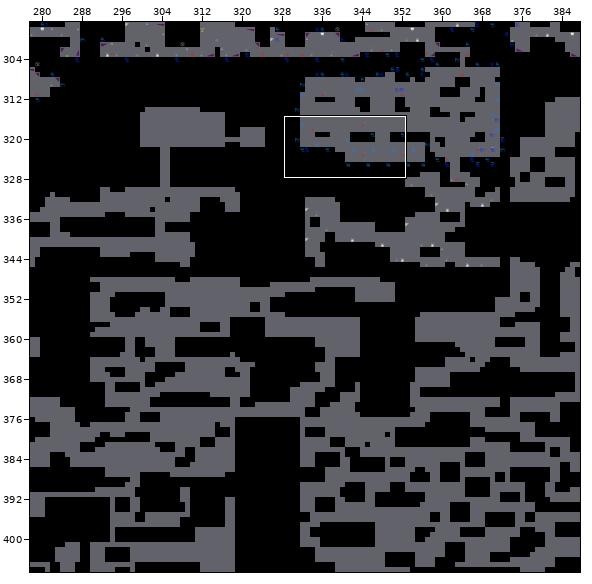
Tiled map, stored at DownloadedData/TheCave.tmx. The picture above shows the old version from afar; the outline marks the close-up.
Close-up. First the earlier version:
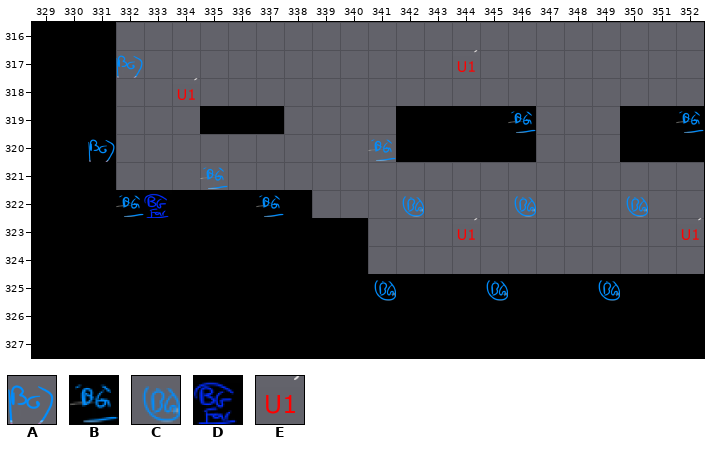
Cells are 120x120 px. Shown: x 329..352, y 316..327. The commit also changed other parts of the map, which this record leaves out.
Key: from "UpperCaveObjectTiles": A 115, B 118, C 119, D 128, E 135.
_ is an empty cell.
Layers that did not change in this view are not listed.
Layer "Objects" before, first column x 329:
316 ________________________
317 ___A___________E________
318 _____E__________________
319 _________________B_____B
320 __A_________B___________
321 ______B_________________
322 ___BD___B____C___C___C__
323 _______________E_______E
324 ________________________
325 ____________C___C___C___
326 ________________________
327 ________________________
The same view after the edit:
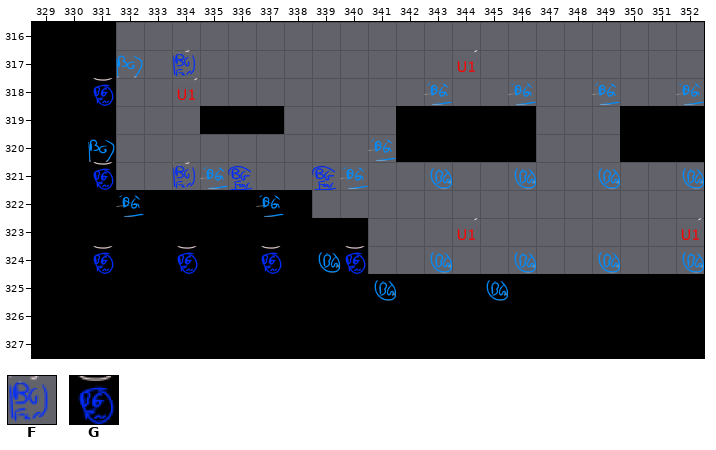
Further tiles: from "UpperCaveObjectTiles": F 125, G 129.
See-through tiles are keyed as they look on the map.
What changed:
Changed rows in their new state; . is an unchanged cell.
Layer "Objects":
first column x 331:
317 ...F..................
318 G...........B..B..B..B
319 ..............._....._
321 G..F.D..DB..C..C..C..C
322 .._........_..._..._..
324 G..G..G.CG..C..C..C..C
325 .................._...
